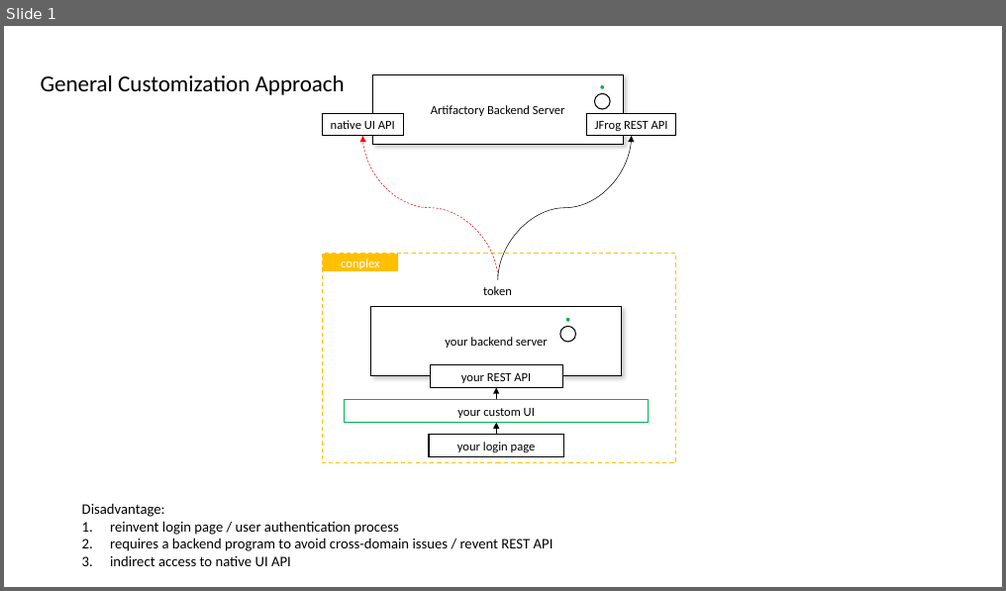
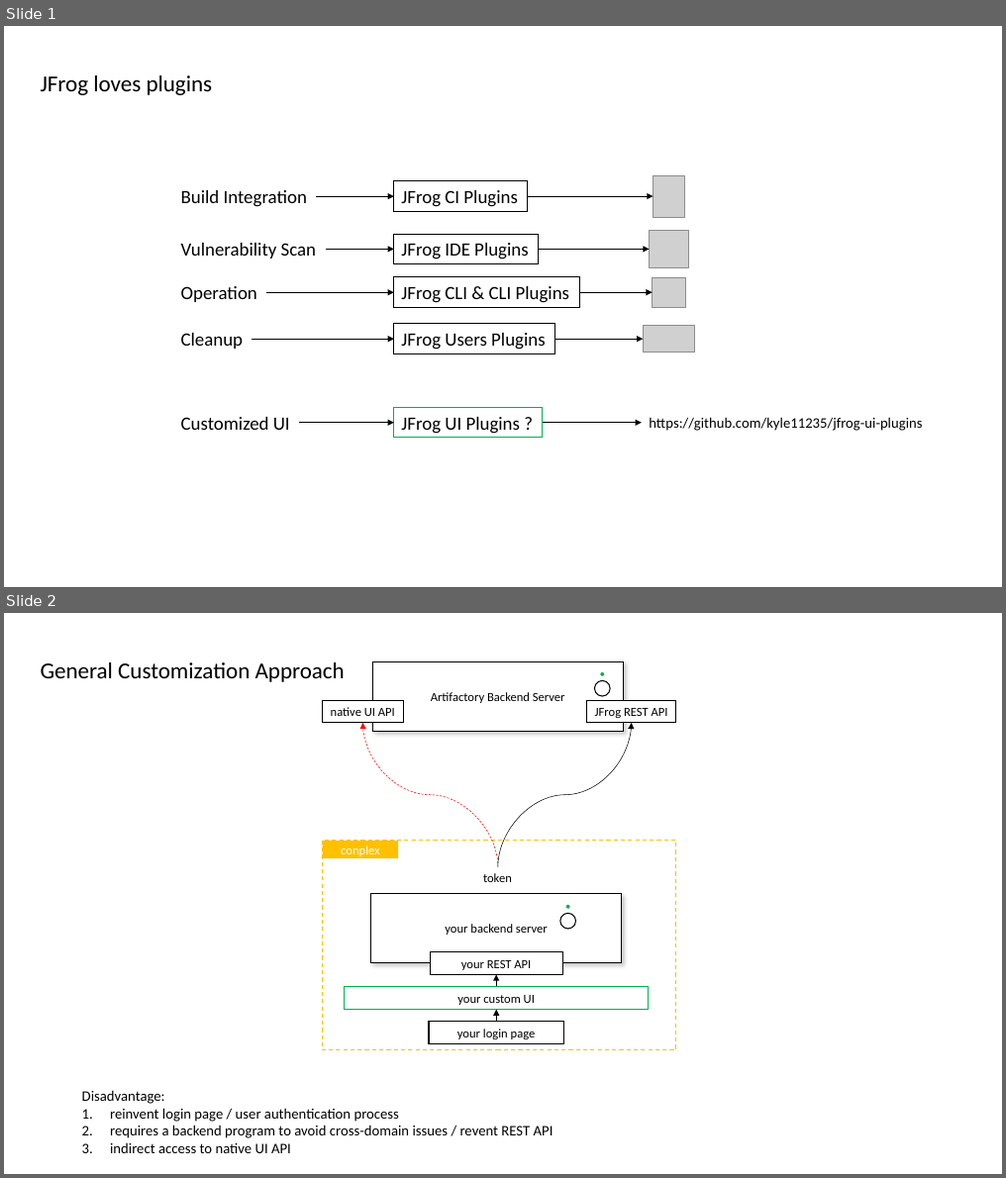
Before and after one commit to JFrogChina/JFrog-UI-Chinese-Plugins, a slide deck: images/design.pptx. Shown one above the other, each under a label of ours: slide 1 before the commit, slides 1 and 2 after it. The pictures are 1006x591 and 1006x1178 pixels, drawn with LibreOffice and Linux fonts; fonts in the diff are those of the drawing; grey boxes stand for pictures. Boxes give left, top, right and bottom in pixels: in the first picture for what was removed or moved away, otherwise in the second. Text is boxed around its words. In the diff, an @@ line names an element or a change of style, - is before the commit and + after.

```diff
--- a/images/design.pptx
+++ b/images/design.pptx
@@ slide 1 added at box(4, 26, 1002, 587), background #FFFFFF @@
@@ text added at box(41, 76, 213, 95), 22 pt, text #000000 @@
+JFrog loves plugins
@@ group added at box(181, 175, 922, 438): 10 arrows, 6 texts, 5 rectangles, 4 pictures @@
+JFrog CI Plugins
+JFrog IDE Plugins
+JFrog CLI & CLI Plugins
+JFrog Users Plugins
+JFrog UI Plugins ?
+https://github.com/kyle11235/jfrog-ui-plugins
+Build Integration
+Vulnerability Scan
+Operation
+Cleanup
+Customized UI
@@ what was slide 1 is now slide 2 @@
```
